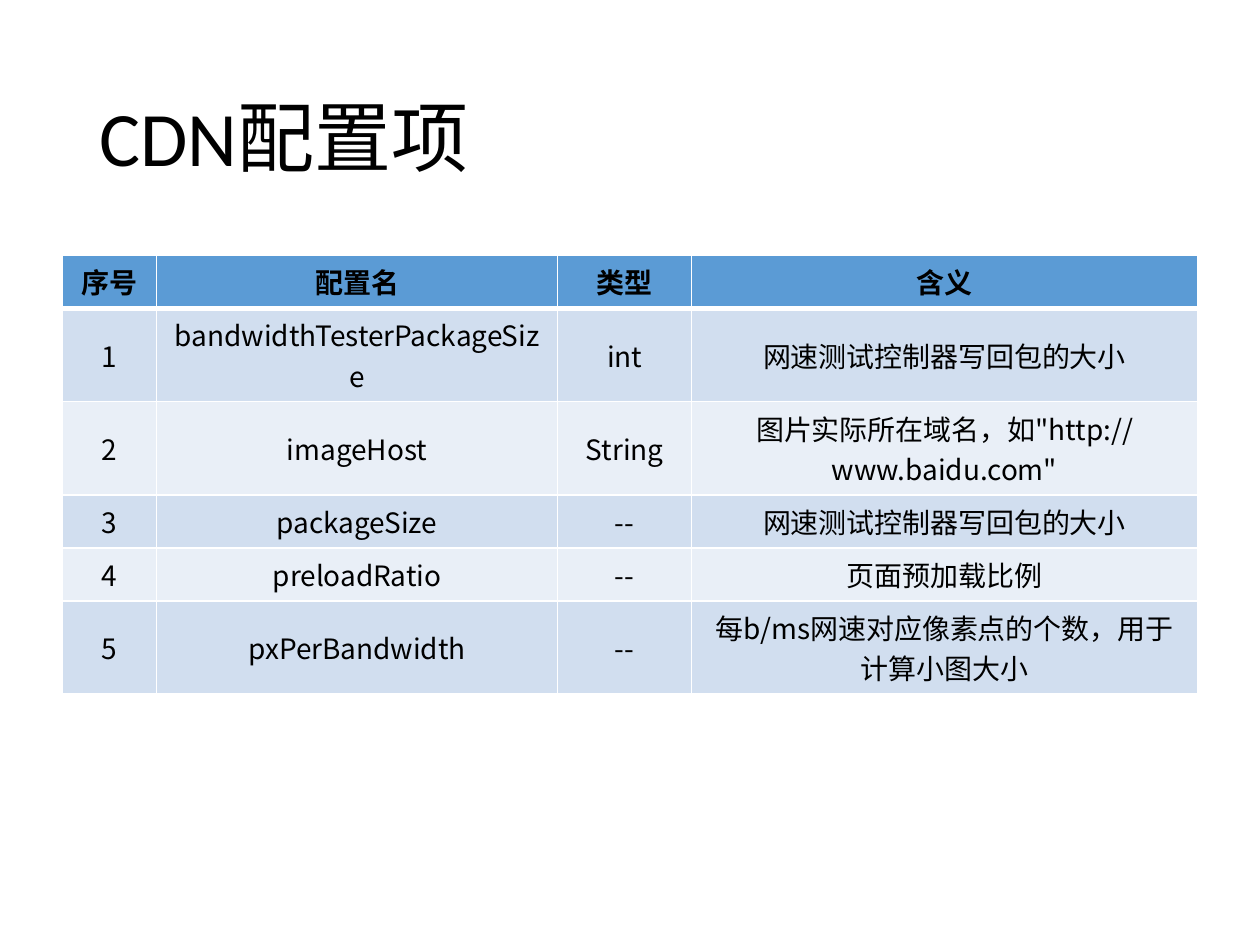
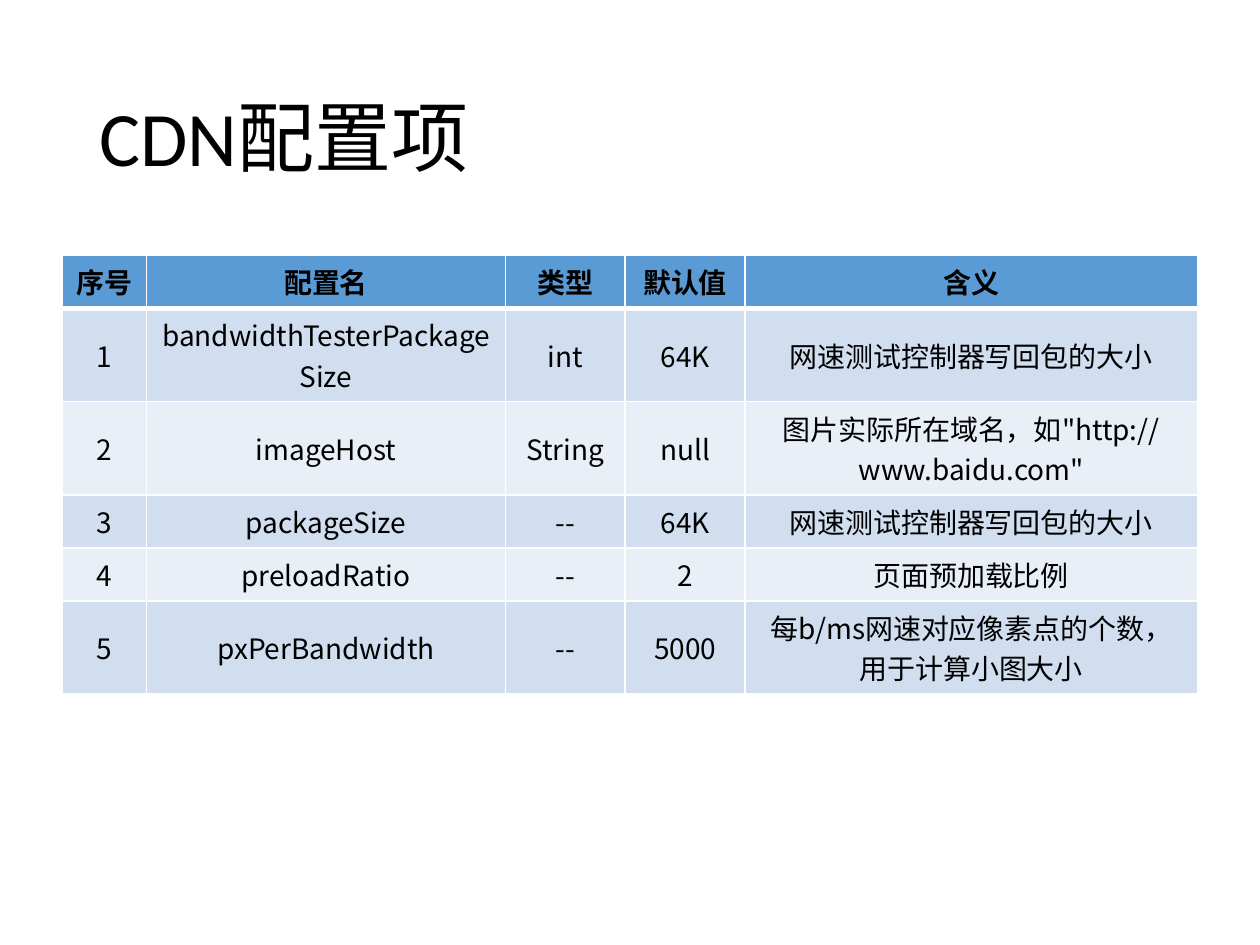
Before and after one commit to WMBao/ImageAccelerator, a slide deck: slide 11 of ImageAccelerator.pptx (slide 9 before the commit). Drawn at 1260x945 pixels with LibreOffice and Linux fonts; fonts in the diff are those of the drawing. Boxes give left, top, right and bottom in pixels: in the first picture for what was removed or moved away, otherwise in the second. Text is boxed around its words. In the diff, an @@ line names an element or a change of style, - is before the commit and + after.

```diff
--- a/ImageAccelerator.pptx
+++ b/ImageAccelerator.pptx
@@ table at <box>62,256,1197,686</box> @@
+column 4: 默认值 | 64K | null | 64K | 2 | 5000
```
Also in this commit, not shown: 2 other slides changed, 3 other files.
